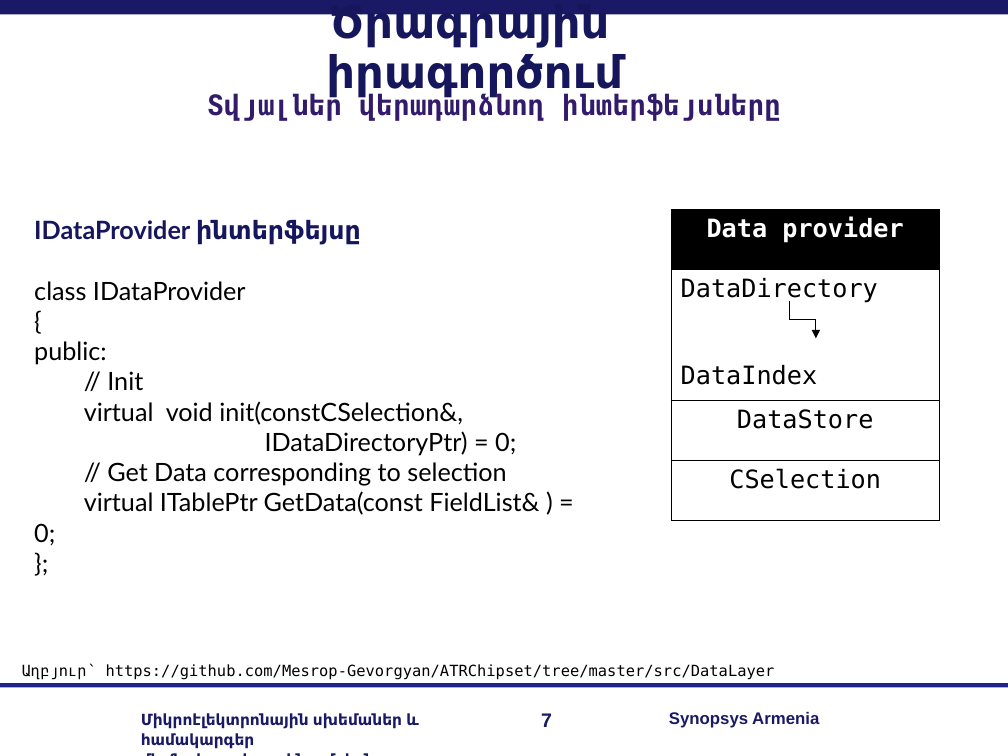
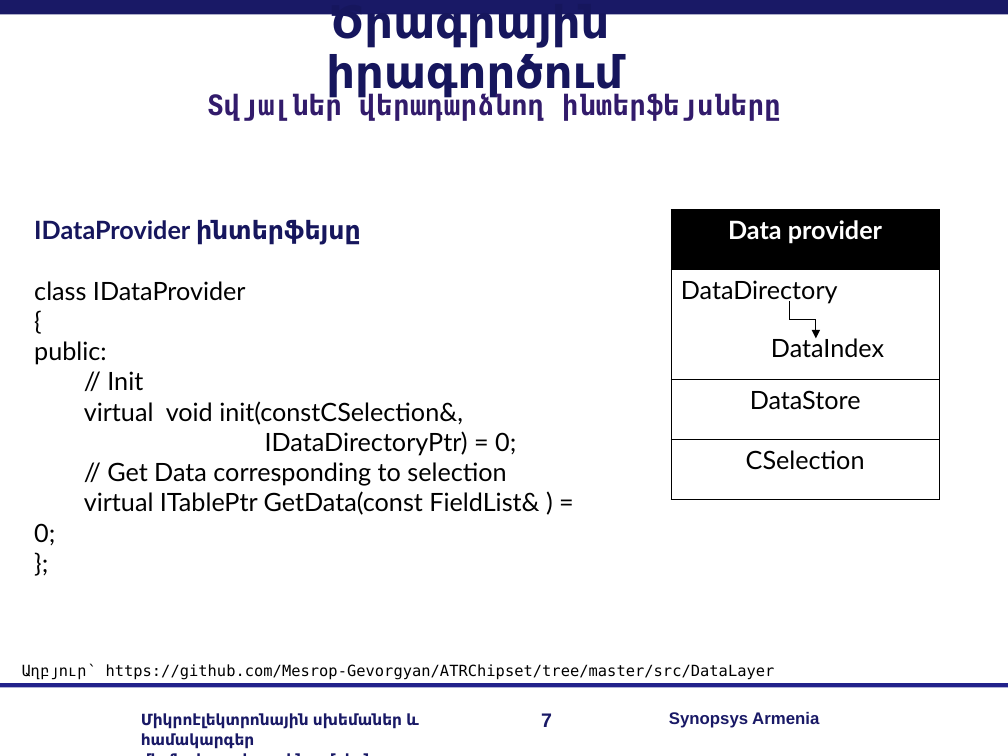
Before and after one commit to RazKarapetyan/Diploma_Final_Files, a slide deck: slide 7 of My Diploma/slides.ppt. Drawn at 1008x756 pixels with LibreOffice and Linux fonts; fonts in the diff are those of the drawing; background and template pictures are left out. Boxes give left, top, right and bottom in pixels: in the first picture for what was removed or moved away, otherwise in the second. Text is boxed around its words. In the diff, an @@ line names an element or a change of style, - is before the commit and + after.

```diff
--- a/My Diploma/slides.ppt
+++ b/My Diploma/slides.ppt
@@ table at <box>670,210,939,500</box> @@
@@ font DejaVu Sans Mono to Lato @@
```
Also in this commit, not shown: 6 other slides changed, 1 slide added.
